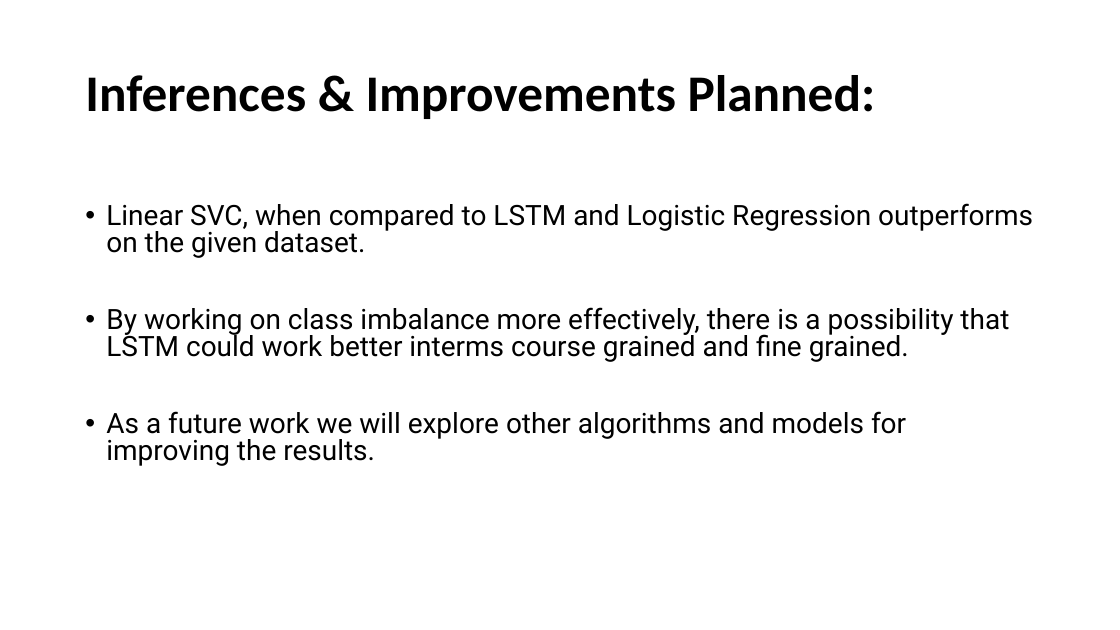
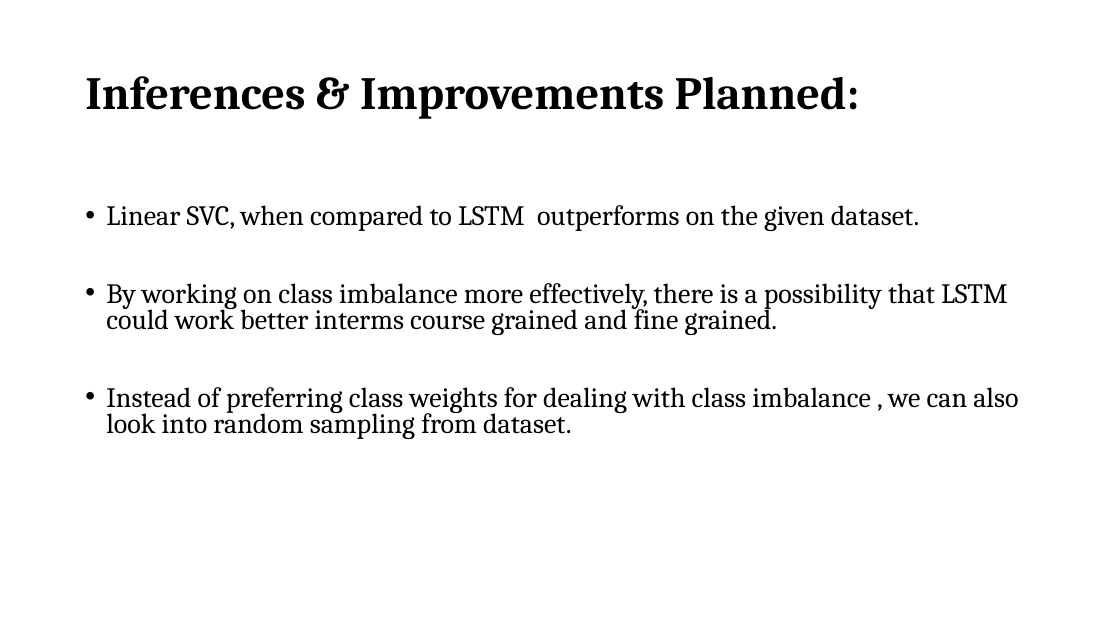
Before and after one commit to VarunBohara/Mini-Project-Documents, a slide deck: slide 7 of DMA - Final PPT.pptx (slide 5 before the commit). Drawn at 1120x630 pixels with LibreOffice and Linux fonts; fonts in the diff are those of the drawing. Boxes give left, top, right and bottom in pixels: in the first picture for what was removed or moved away, otherwise in the second. Text is boxed around its words. In the diff, an @@ line names an element or a change of style, - is before the commit and + after.

```diff
--- a/DMA - Final PPT.pptx
+++ b/DMA - Final PPT.pptx
@@ title "Inferences & Improvements Planned:" at bbox=[85, 76, 860, 119]: size 44 to 39.6 pt, font Calibri to Cambria @@
@@ text at bbox=[106, 205, 920, 231]: text changed; font Roboto to Cambria @@
-• Linear SVC, when compared to LSTM and Logistic Regression outperforms on the given dataset.
+• Linear SVC, when compared to LSTM outperforms on the given dataset.
@@ text at bbox=[106, 283, 1008, 335]: font Roboto to Cambria in "By working on class imbalance more effectively, ..." @@
@@ text at bbox=[106, 387, 1018, 439]: text changed; font Roboto to Cambria @@
-• As a future work we will explore other algorithms and models for improving the results.
+• Instead of preferring class weights for dealing with class imbalance , we can also look into random sampling from dataset.
```
Also in this commit, not shown: 3 other slides changed, 1 slide added.
